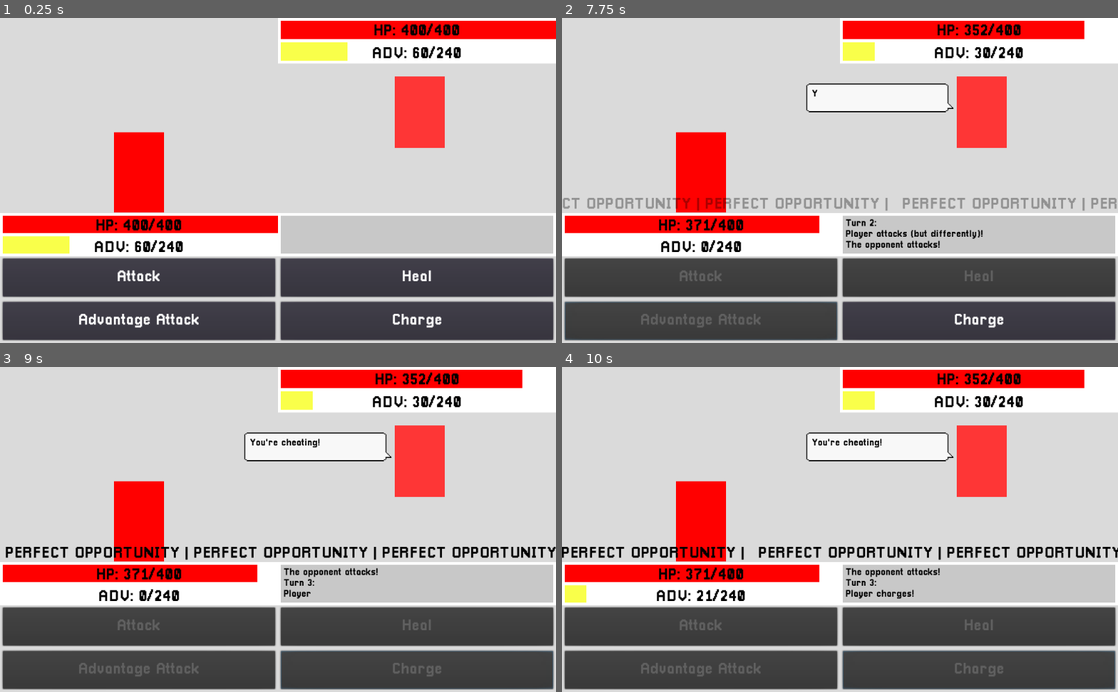
Above: before the commit, frames 1-4 (two rows, left to right).
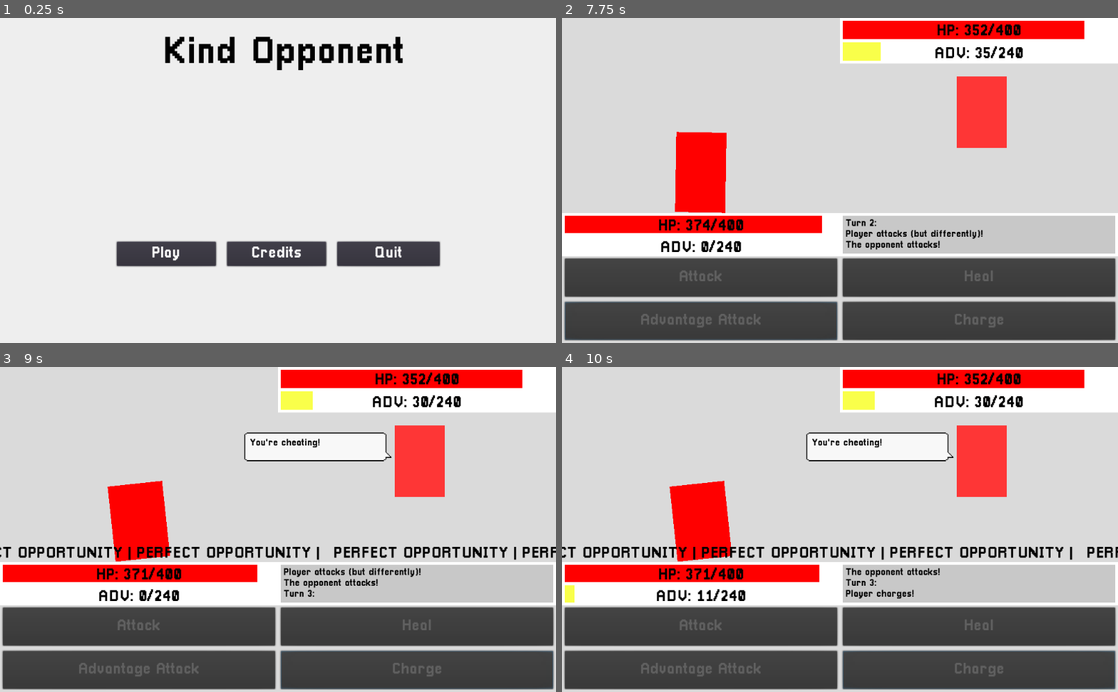
Above: after the commit, the same moments.

Repository: ArtlessAvian/kind-opponent
Game: Godot game, scene res://MainMenu.tscn
Two runs of this game, one before a commit and one after it. Both use one fixed random seed, a clock stepped at 60 frames per second and the inputs below. Before the commit the project starts from res://gameingame/BattleWView.tscn.
Inputs (mouse positions are in pixels of both pictures, inside the frame that each line leads up to):
- Up to frame 1 (0.25 s): no input
- Up to frame 2 (7.75 s): click (840, 252) at 0.5 s, where only the run after the commit has a clickable "Credits"; click (728, 252) at 1.25 s, where only the run after the commit has a clickable "Play"; click "Attack" at 2 s; tap Enter (ui_accept) at 2.75, 3.02, 3.77, 6.02, 6.77, 7.52 s; move the mouse to (979, 31) at 2.77 s; click (979, 31) at 2.85 s; move the mouse to (979, 53) at 3.52 s; click (979, 53) at 3.6 s; click "Advantage Attack" at 4.25 s; move the mouse to (873, 99) at 5.02 s; click (873, 99) at 5.1 s; move the mouse to (701, 226) at 5.77 s; click (701, 226) at 5.85 s; move the mouse to (701, 248) at 6.52 s; click (701, 248) at 6.6 s; move the mouse to (979, 235) at 7.27 s; click (979, 235) at 7.35 s
- Up to frame 3 (9 s): click "Charge" at 8 s; move the mouse to (305, 529) at 8.77 s; click (305, 529) at 8.85 s
- Up to frame 4 (10 s): move the mouse to (756, 448) at 9.52 s; click (756, 448) at 9.6 s; tap Enter (ui_accept) at 9.77 s

The runs differ from the first frame. In frame 1, 43% of the frame differs, in the area x 0-100%, y 0-100%; in frame 2, 4.3%; in frame 3, 3.2%; in frame 4, 2.8%.

Commit message:
Added main menu scene

Diff:
--- a/GameUI.tscn
+++ b/GameUI.tscn
@@ -1,17 +1,18 @@
-[gd_scene load_steps=13 format=2]
+[gd_scene load_steps=14 format=2]
 
 [ext_resource path="res://animations/AttackAnimation.tres" type="Animation" id=1]
 [ext_resource path="res://animations/DamageBlink.tres" type="Animation" id=2]
-[ext_resource path="res://animations/EnemyAttackAnimation.tres" type="Animation" id=3]
-[ext_resource path="res://sprites/speech_bubble1.png" type="Texture" id=4]
-[ext_resource path="res://PixellariSmall.tres" type="DynamicFont" id=5]
-[ext_resource path="res://EnemyText.gd" type="Script" id=6]
-[ext_resource path="res://UIHealthBar.tscn" type="PackedScene" id=7]
-[ext_resource path="res://AdvBar.tscn" type="PackedScene" id=8]
-[ext_resource path="res://Pixellari.tres" type="DynamicFont" id=9]
-[ext_resource path="res://gameingame/RichTextLabel.gd" type="Script" id=10]
-[ext_resource path="res://LoopingLabel.gd" type="Script" id=11]
-[ext_resource path="res://animations/LoopingLabel.tres" type="Animation" id=12]
+[ext_resource path="res://animations/IdleBounce.tres" type="Animation" id=3]
+[ext_resource path="res://animations/EnemyAttackAnimation.tres" type="Animation" id=4]
+[ext_resource path="res://sprites/speech_bubble1.png" type="Texture" id=5]
+[ext_resource path="res://PixellariSmall.tres" type="DynamicFont" id=6]
+[ext_resource path="res://EnemyText.gd" type="Script" id=7]
+[ext_resource path="res://UIHealthBar.tscn" type="PackedScene" id=8]
+[ext_resource path="res://AdvBar.tscn" type="PackedScene" id=9]
+[ext_resource path="res://Pixellari.tres" type="DynamicFont" id=10]
+[ext_resource path="res://gameingame/RichTextLabel.gd" type="Script" id=11]
+[ext_resource path="res://LoopingLabel.gd" type="Script" id=12]
+[ext_resource path="res://animations/LoopingLabel.tres" type="Animation" id=13]
 
 [node name="GameUI" type="Control"]
 anchor_right = 1.0
@@ -44,6 +45,10 @@
 anims/AttackAnimation = ExtResource( 1 )
 anims/DamageBlink = ExtResource( 2 )
 
+[node name="AnimationPlayer2" type="AnimationPlayer" parent="BattleCanvas/PlayerRegion/ColorRect"]
+autoplay = "IdleBounce"
+anims/IdleBounce = ExtResource( 3 )
+
 [node name="EnemyRegion" type="Control" parent="BattleCanvas"]
 anchor_left = 0.35
 anchor_top = 0.18
@@ -57,15 +62,17 @@
 color = Color( 0.996078, 0.211765, 0.211765, 1 )
 
 [node name="AnimationPlayer" type="AnimationPlayer" parent="BattleCanvas/EnemyRegion/ColorRect"]
-anims/EnemyAttackAnimation = ExtResource( 3 )
+anims/EnemyAttackAnimation = ExtResource( 4 )
 
 [node name="SpeechBubble" type="NinePatchRect" parent="BattleCanvas/EnemyRegion"]
+anchor_left = 0.2
+anchor_top = 0.4
 anchor_right = 0.8
 anchor_bottom = 0.8
-margin_top = -30.0
-margin_right = -5.0
-margin_bottom = -30.0
-texture = ExtResource( 4 )
+margin_top = -40.0
+margin_right = -5.0
+margin_bottom = -40.0
+texture = ExtResource( 5 )
 region_rect = Rect2( 0, 0, 300, 96 )
 patch_margin_left = 3
 patch_margin_top = 3
@@ -79,9 +86,10 @@
 margin_top = 10.0
 margin_right = -30.0
 margin_bottom = -10.0
-custom_fonts/normal_font = ExtResource( 5 )
-custom_colors/default_color = Color( 0, 0, 0, 1 )
-script = ExtResource( 6 )
+custom_fonts/normal_font = ExtResource( 6 )
+custom_colors/default_color = Color( 0, 0, 0, 1 )
+scroll_active = false
+script = ExtResource( 7 )
 reveal_speed = 1.5
 reveal_duration = 2.7
 fade_duration = 0.5
--- /dev/null
+++ b/MainMenu.tscn
@@ -0,0 +1,84 @@
+[gd_scene load_steps=4 format=2]
+
+[ext_resource path="res://MenuController.gd" type="Script" id=1]
+[ext_resource path="res://Pixellari.tres" type="DynamicFont" id=2]
+[ext_resource path="res://PixellariBig.tres" type="DynamicFont" id=3]
+
+[node name="MainMenu" type="Control"]
+anchor_right = 1.0
+anchor_bottom = 1.0
+
+[node name="MenuController" type="Control" parent="."]
+margin_right = 40.0
+margin_bottom = 40.0
+script = ExtResource( 1 )
+
+[node name="Background" type="ColorRect" parent="."]
+anchor_right = 1.0
+anchor_bottom = 1.0
+color = Color( 0.933333, 0.933333, 0.933333, 1 )
+
+[node name="ButtonRegion" type="Control" parent="."]
+anchor_left = 0.2
+anchor_top = 0.6
+anchor_right = 0.8
+anchor_bottom = 0.85
+
+[node name="Region1" type="Control" parent="ButtonRegion"]
+anchor_right = 0.33
+anchor_bottom = 1.0
+
+[node name="Button" type="Button" parent="ButtonRegion/Region1"]
+anchor_top = 0.35
+anchor_right = 1.0
+anchor_bottom = 0.65
+margin_left = 10.0
+margin_right = -10.0
+custom_fonts/font = ExtResource( 2 )
+custom_colors/font_color = Color( 1, 1, 1, 1 )
+text = "Play"
+
+[node name="Region2" type="Control" parent="ButtonRegion"]
+anchor_left = 0.33
+anchor_right = 0.66
+anchor_bottom = 1.0
+
+[node name="Button" type="Button" parent="ButtonRegion/Region2"]
+anchor_top = 0.35
+anchor_right = 1.0
+anchor_bottom = 0.65
+margin_left = 10.0
+margin_right = -10.0
+custom_fonts/font = ExtResource( 2 )
+custom_colors/font_color = Color( 1, 1, 1, 1 )
+text = "Credits"
+
+[node name="Region3" type="Control" parent="ButtonRegion"]
+anchor_left = 0.66
+anchor_right = 1.0
+anchor_bottom = 1.0
+
+[node name="Button" type="Button" parent="ButtonRegion/Region3"]
+anchor_top = 0.35
+anchor_right = 1.0
+anchor_bottom = 0.65
+margin_left = 10.0
+margin_right = -10.0
+custom_fonts/font = ExtResource( 2 )
+custom_colors/font_color = Color( 1, 1, 1, 1 )
+text = "Quit"
+
+[node name="RichTextLabel" type="RichTextLabel" parent="."]
+anchor_left = 0.2
+anchor_top = 0.05
+anchor_right = 0.8
+anchor_bottom = 0.2
+custom_fonts/normal_font = ExtResource( 3 )
+custom_colors/default_color = Color( 0, 0, 0, 1 )
+bbcode_enabled = true
+bbcode_text = "[center] Kind Opponent"
+text = " Kind Opponent"
+
+[connection signal="button_down" from="ButtonRegion/Region1/Button" to="MenuController" method="play_press"]
+[connection signal="button_down" from="ButtonRegion/Region2/Button" to="MenuController" method="credits_press"]
+[connection signal="button_down" from="ButtonRegion/Region3/Button" to="MenuController" method="quit_press"]
--- /dev/null
+++ b/MenuController.gd
@@ -0,0 +1,22 @@
+extends Control
+
+# Declare member variables here. Examples:
+# var a = 2
+# var b = "text"
+
+# Called when the node enters the scene tree for the first time.
+func _ready():
+	pass
+
+
+# Called every frame. 'delta' is the elapsed time since the previous frame.
+#func _process(delta):
+#	pass
+func play_press():
+	get_tree().change_scene("res://gameingame/BattleWView.tscn")
+
+func credits_press():
+	#get_tree().change_scene("res://Credits.tscn")
+	pass
+func quit_press():
+	get_tree().quit()
--- /dev/null
+++ b/PixellariBig.tres
@@ -0,0 +1,7 @@
+[gd_resource type="DynamicFont" load_steps=2 format=2]
+
+[ext_resource path="res://Pixellari.ttf" type="DynamicFontData" id=1]
+
+[resource]
+size = 70
+font_data = ExtResource( 1 )
--- a/animations/IdleBounce.tres
+++ b/animations/IdleBounce.tres
@@ -2,6 +2,7 @@
 
 [resource]
 resource_name = "IdleBounce"
+loop = true
 step = 0.05
 tracks/0/type = "bezier"
 tracks/0/path = NodePath(".:rect_scale:x")
--- a/project.godot
+++ b/project.godot
@@ -16,16 +16,8 @@
 [application]
 
 config/name="kind-opponent"
-run/main_scene="res://gameingame/BattleWView.tscn"
+run/main_scene="res://MainMenu.tscn"
 config/icon="res://icon.png"
-
-[input]
-
-click_anywhere={
-"deadzone": 0.5,
-"events": [ Object(InputEventMouseButton,"resource_local_to_scene":false,"resource_name":"","device":0,"alt":false,"shift":false,"control":false,"meta":false,"command":false,"button_mask":0,"position":Vector2( 0, 0 ),"global_position":Vector2( 0, 0 ),"factor":1.0,"button_index":1,"pressed":false,"doubleclick":false,"script":null)
- ]
-}
 
 [rendering]
 
Not shown: 12 places in GameUI.tscn that only renumber resources
